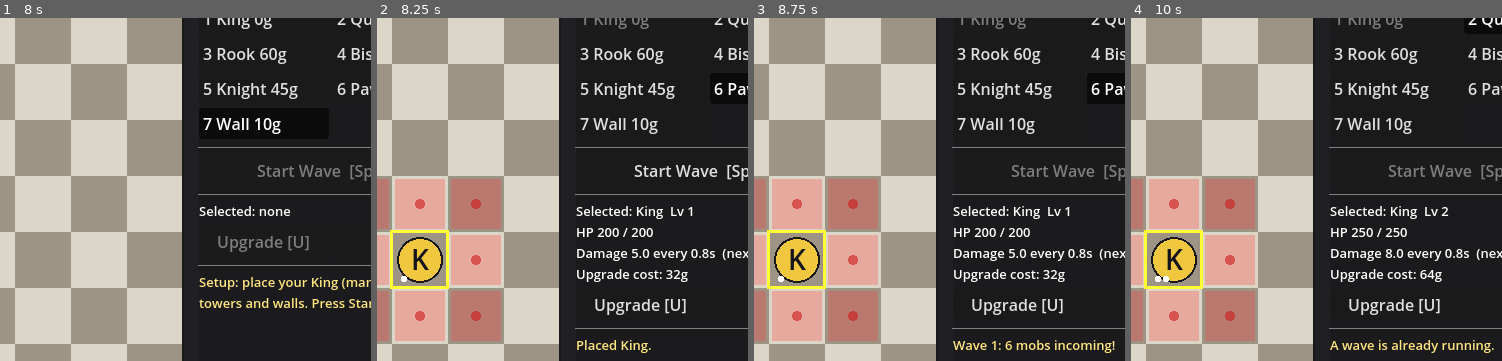
Above: before the commit, frames 1-4 (left to right).
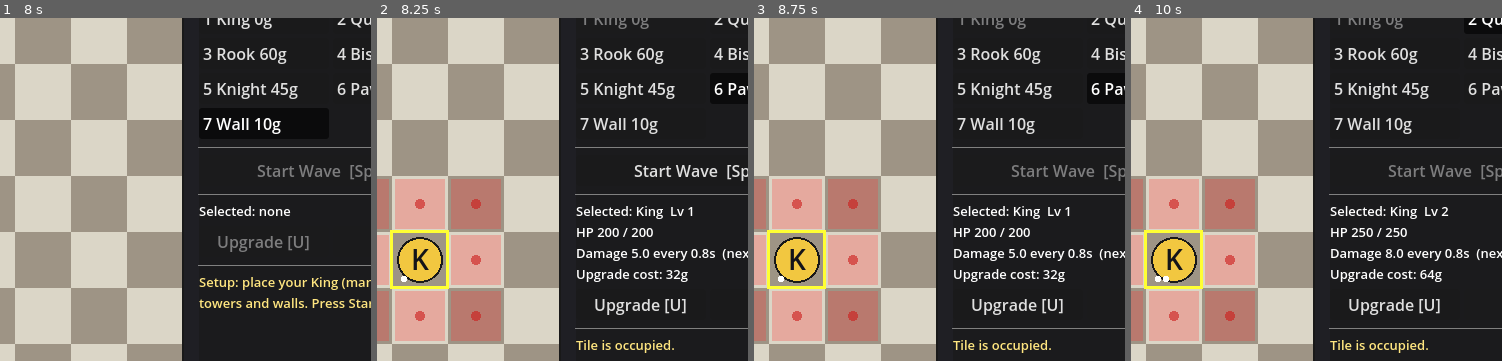
Above: after the commit, the same moments.

Repository: mhaiprojects/ChessTD-Protect-the-King
Game: Godot game, scene res://scenes/main.tscn
The game is run twice, just before and just after one commit, with the same random seed, the same clock (stepped at 60 frames per second) and the same inputs.
Inputs (mouse positions are % of the whole screen's width and height, from its top left):
- Up to frame 1 (8 s): click "Restart" at 0.5 s; click "Restart" at 1.25 s; click "Restart" at 2 s; click "1 King 0g" at 2.75 s; click "2 Queen 120g" at 3.5 s; click "3 Rook 60g" at 4.25 s; click "4 Bishop 50g" at 5 s; click "5 Knight 45g" at 5.75 s; click "6 Pawn 20g" at 6.5 s; click "7 Wall 10g" at 7.25 s
- Up to frame 2 (8.25 s): tap A at 8 s; move the mouse to (45, 71) at 8.02 s; tap 1 at 8.1 s; click (45, 71) at 8.17 s
- Up to frame 3 (8.75 s): tap Space at 8.27 s
- Up to frame 4 (10 s): click "Upgrade [U]" at 8.75 s; tap A at 9.5 s; move the mouse to (81, 65) at 9.52 s; tap 2 at 9.6 s; tap Space at 9.77 s
The pictures show only the part of the screen within x 37-87%, y 35-85%; the shares and areas given below are measured in that part.

Frame 1 is identical in both runs. In frame 2, 0.4% of the frame differs, in the area x 53-81%, y 93-98%; in frame 3, 0.7%, in the area x 53-98%, y 93-98%; in frame 4, 0.7%.

Commit message:
2026-11-17 18:10 AEDT: Enforce one-tile gap from towers with HUD and red preview.
Co-authored-by: Cursor <cursoragent@cursor.com>

Diff:
--- a/scripts/game.gd
+++ b/scripts/game.gd
@@ -152,6 +152,14 @@
 
 # ---------------------------------------------------------------- player actions
 
+func _tower_adjacent(c: Vector2i) -> bool:
+	for d in P.ORTHO + P.DIAG:
+		var n: Vector2i = c + d
+		if pieces.has(n) and P.is_tower(pieces[n].type):
+			return true
+	return false
+
+
 func can_place(type: int, c: Vector2i) -> String:
 	if phase == Phase.GAME_OVER or phase == Phase.VICTORY:
 		return "Game is over - press Restart."
@@ -166,6 +174,8 @@
 	for m in mobs:
 		if m.alive and (m.cell == c or m.target == c or m.tile() == c):
 			return "A mob is on that tile."
+	if _tower_adjacent(c):
+		return "Too close to a tower — leave a one-tile gap."
 	if gold < P.COST[type]:
 		return "Not enough gold (%d needed)." % P.COST[type]
 	return ""
@@ -531,10 +541,17 @@
 	var hl := {}
 	if pieces.has(selected):
 		hl = attack_tiles_for(selected)
-	elif build_type >= 0 and P.is_tower(build_type) and in_bounds(hover) and can_place(build_type, hover) == "":
-		for t in P.attack_tiles(build_type, hover, 1, Vector2i(COLS, ROWS), pieces):
-			hl[t] = true
-		_draw_piece_shape(build_type, cell_center(Vector2(hover)), 1, 1.0, 1.0, font, 0.45)
+	elif build_type >= 0 and in_bounds(hover):
+		var ok: String = can_place(build_type, hover)
+		var prev_a: float = 0.45 if ok == "" else 0.55
+		if P.is_tower(build_type) and ok == "":
+			for t in P.attack_tiles(build_type, hover, 1, Vector2i(COLS, ROWS), pieces):
+				hl[t] = true
+		_draw_piece_shape(build_type, cell_center(Vector2(hover)), 1, 1.0, 1.0, font, prev_a)
+		if ok != "":
+			var r := Rect2(ORIGIN + Vector2(hover) * TILE, Vector2(TILE, TILE)).grow(-2)
+			draw_rect(r, Color(0.9, 0.1, 0.1, 0.35))
+			draw_rect(r, Color(0.9, 0.15, 0.15, 0.9), false, 2.0)
 	for t in hl:
 		draw_rect(Rect2(ORIGIN + Vector2(t) * TILE, Vector2(TILE, TILE)).grow(-3), Color(1, 0.2, 0.2, 0.28))
 		draw_circle(cell_center(Vector2(t)), 5, Color(0.8, 0.1, 0.1, 0.6))
--- a/scripts/ui.gd
+++ b/scripts/ui.gd
@@ -124,4 +124,8 @@
 		lbl_sel.text = info
 		btn_upgrade.disabled = p.level >= P.MAX_LEVEL or game.gold < P.upgrade_cost(p.type, p.level)
 		btn_sell.disabled = p.type == P.KING and game.phase != game.Phase.SETUP
-	lbl_msg.text = game.last_message
+	if game.build_type >= 0 and game.in_bounds(game.hover):
+		var err: String = game.can_place(game.build_type, game.hover)
+		lbl_msg.text = err if err != "" else game.last_message
+	else:
+		lbl_msg.text = game.last_message
--- a/tests/test_runner.gd
+++ b/tests/test_runner.gd
@@ -55,6 +55,7 @@
 	test_patterns()
 	print("== Placement / setup ==")
 	test_placement()
+	test_tower_adjacency()
 	print("== Mob types ==")
 	test_mob_types()
 	print("== Difficulty curve ==")
@@ -177,16 +178,28 @@
 	check(not g.place(P.PAWN, Vector2i(3, 11)), "Occupied tile rejected")
 	check(g.place(P.ROOK, Vector2i(3, 8)) and g.gold == 140, "Place Rook (-60 gold)")
 	check(g.place(P.WALL, Vector2i(2, 6)) and g.gold == 130, "Place Wall (-10 gold)")
-	check(g.place(P.PAWN, Vector2i(5, 9)) and g.gold == 110, "Place Pawn (-20 gold)")
+	check(g.place(P.PAWN, Vector2i(5, 7)) and g.gold == 110, "Place Pawn (-20 gold)")
 	g.gold = 5
 	check(not g.place(P.QUEEN, Vector2i(6, 9)), "Not enough gold rejected")
 	g.gold = 110
 	check(g.sell(Vector2i(3, 11)) and not g.has_king(), "King can be removed during setup")
-	check(g.place(P.KING, Vector2i(4, 10)) and g.king_cell == Vector2i(4, 10), "King re-placed elsewhere (free arrangement)")
+	check(g.place(P.KING, Vector2i(6, 10)) and g.king_cell == Vector2i(6, 10), "King re-placed elsewhere (free arrangement)")
 	check(g.sell(Vector2i(3, 8)) and g.gold == 140, "Sell Rook refunds 50%")
 	check(g.start_wave() and g.phase == g.Phase.WAVE and g.wave == 1, "Start wave 1")
-	check(not g.sell(Vector2i(4, 10)), "King locked once waves start")
-	check(g.place(P.BISHOP, Vector2i(1, 9)), "Can place towers during a wave")
+	check(not g.sell(Vector2i(6, 10)), "King locked once waves start")
+	check(g.place(P.BISHOP, Vector2i(0, 9)), "Can place towers during a wave")
+	g.free()
+
+
+func test_tower_adjacency() -> void:
+	var g = new_game()
+	g.place(P.KING, Vector2i(3, 11))
+	g.place(P.ROOK, Vector2i(3, 8))
+	check(not g.place(P.PAWN, Vector2i(3, 7)), "Cannot place tower adjacent to Rook")
+	check(not g.place(P.WALL, Vector2i(4, 8)), "Cannot place wall adjacent to tower")
+	check(g.place(P.WALL, Vector2i(3, 6)), "May place wall two tiles from tower")
+	check(g.place(P.WALL, Vector2i(2, 6)) and g.place(P.WALL, Vector2i(1, 6)), "Walls may touch other walls")
+	check(g.can_place(P.BISHOP, Vector2i(4, 8)) != "", "can_place reports adjacency violation")
 	g.free()
 
 
@@ -379,9 +392,9 @@
 func test_full_wave() -> void:
 	var g = new_game()
 	g.place(P.KING, Vector2i(3, 11))
-	g.place(P.QUEEN, Vector2i(4, 9))
-	g.place(P.ROOK, Vector2i(2, 9))
-	g.place(P.PAWN, Vector2i(3, 8))
+	g.place(P.ROOK, Vector2i(1, 9))
+	g.place(P.QUEEN, Vector2i(5, 9))
+	g.place(P.PAWN, Vector2i(7, 8))
 	check(g.gold == 0, "Spent all starting gold on a defence")
 	for w in 3:
 		check(g.start_wave(), "Start wave %d" % (w + 1))
@@ -394,9 +407,9 @@
 		var spent := true
 		while spent:
 			spent = false
-			for cell in [Vector2i(3, 8), Vector2i(2, 9), Vector2i(4, 9)]:
+			for cell in [Vector2i(7, 8), Vector2i(1, 9), Vector2i(5, 9)]:
 				if g.upgrade(cell): spent = true
-	print("        after 3 waves: gold=%d kills=%d gold_from_kills=%d levels P%d R%d Q%d" % [g.gold, g.kills, g.gold_from_kills, g.pieces[Vector2i(3, 8)].level, g.pieces[Vector2i(2, 9)].level, g.pieces[Vector2i(4, 9)].level])
+	print("        after 3 waves: gold=%d kills=%d gold_from_kills=%d levels P%d R%d Q%d" % [g.gold, g.kills, g.gold_from_kills, g.pieces[Vector2i(7, 8)].level, g.pieces[Vector2i(1, 9)].level, g.pieces[Vector2i(5, 9)].level])
 	g.free()
 
 
